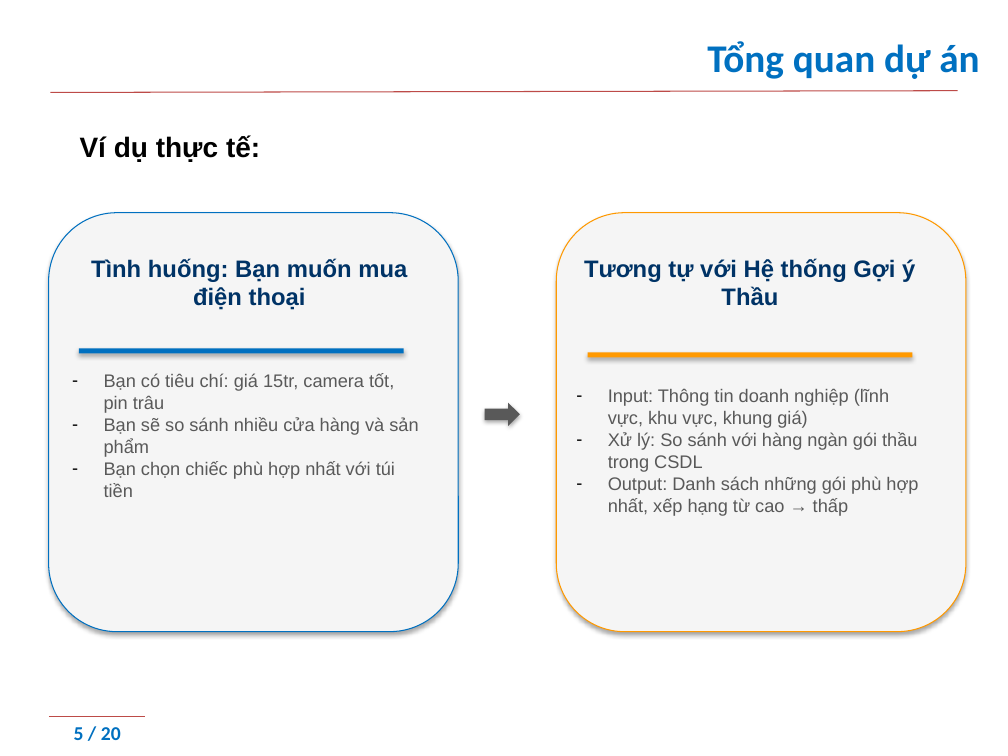
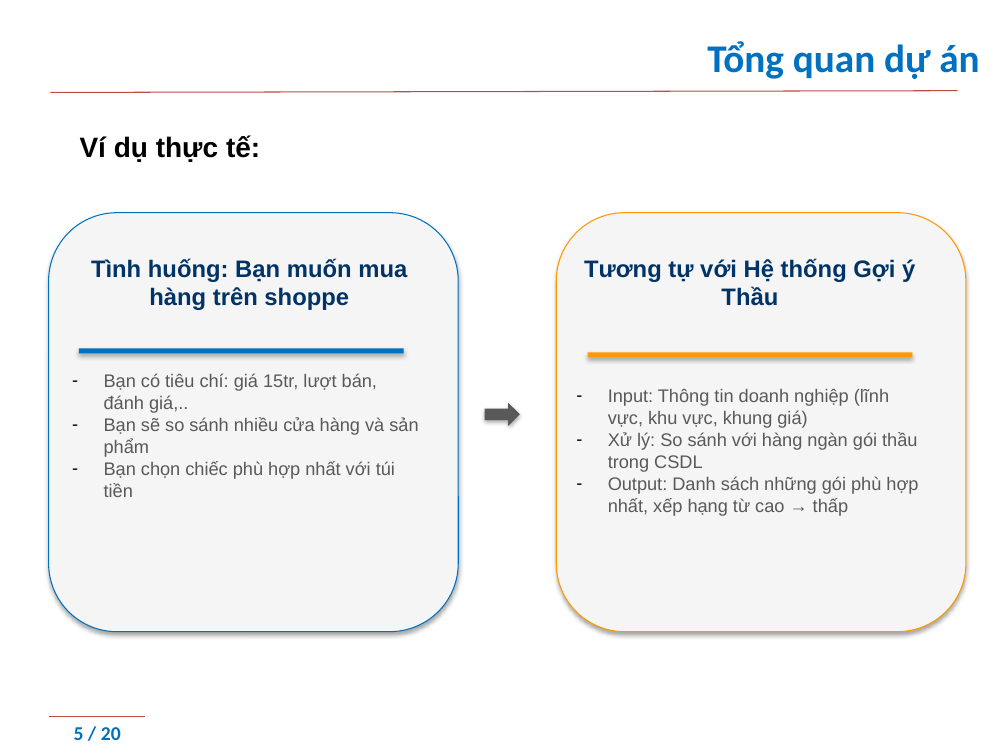
Before and after one commit to minhnc9504/DAUTHAU, a slide deck: slide 5 of Project Presentation Final.pptx. Drawn at 1008x756 pixels with LibreOffice and Linux fonts; fonts in the diff are those of the drawing; background and template pictures are left out. Boxes give left, top, right and bottom in pixels: in the first picture for what was removed or moved away, otherwise in the second. Text is boxed around its words. In the diff, an @@ line names an element or a change of style, - is before the commit and + after.

```diff
--- a/Project Presentation Final.pptx
+++ b/Project Presentation Final.pptx
@@ text at bbox=[91, 258, 407, 310]: text changed @@
-Tình huống: Bạn muốn mua điện thoại
+Tình huống: Bạn muốn mua hàng trên shoppe
@@ text at bbox=[104, 373, 377, 413]: text changed @@
-– Bạn có tiêu chí: giá 15tr, camera tốt, pin trâu
+– Bạn có tiêu chí: giá 15tr, lượt bán, đánh giá,..
```
Also in this commit, not shown: 8 other slides changed, 1 slide added.
